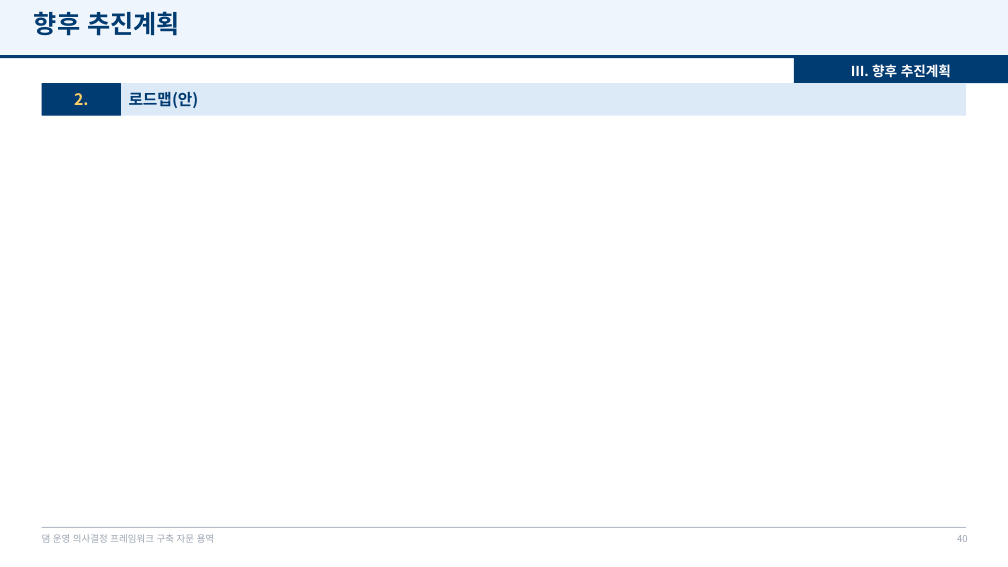
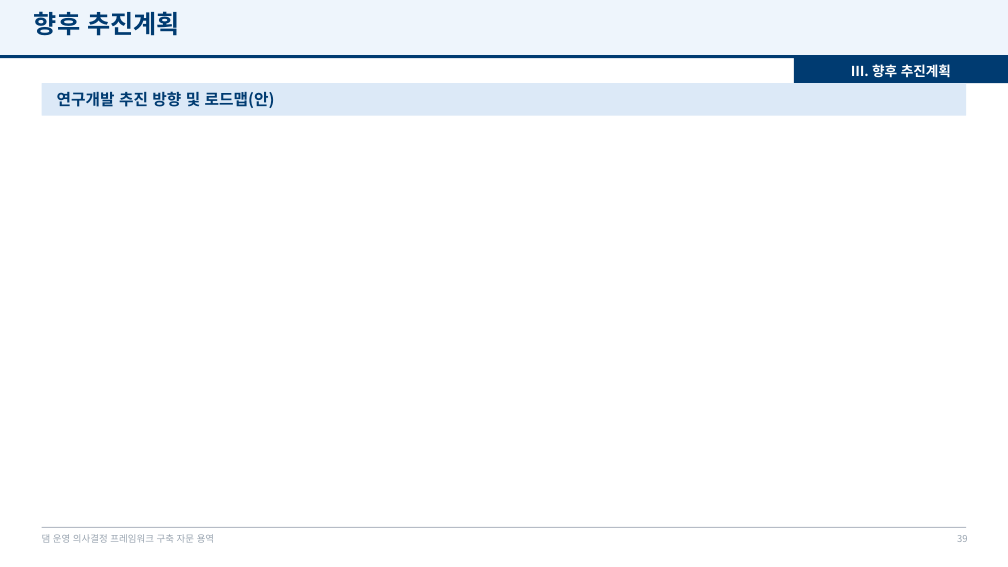
Before and after one commit to mkm1119/KGRAG-LLM, a slide deck: slide 39 of project_khnp/2026.12.09_최종보고회_발표자료_템플릿.pptx (slide 40 before the commit). Drawn at 1008x567 pixels with LibreOffice and Linux fonts; fonts in the diff are those of the drawing; background and template pictures are left out. Boxes give left, top, right and bottom in pixels: in the first picture for what was removed or moved away, otherwise in the second. Text is boxed around its words. In the diff, an @@ line names an element or a change of style, - is before the commit and + after.

```diff
--- a/project_khnp/2026.12.09_최종보고회_발표자료_템플릿.pptx
+++ b/project_khnp/2026.12.09_최종보고회_발표자료_템플릿.pptx
@@ rounded rectangle removed at (x1=42, y1=83, x2=121, y2=116) @@
@@ text at (x1=57, y1=91, x2=275, y2=108): text changed @@
-로드맵(안)
+연구개발 추진 방향 및 로드맵(안)
@@ text removed at (x1=74, y1=93, x2=88, y2=105) @@
-2.
@@ page number at (x1=957, y1=535, x2=967, y2=542): text changed @@
-40
+39
```
Also in this commit, not shown: 1 slide removed, 1 other file.
